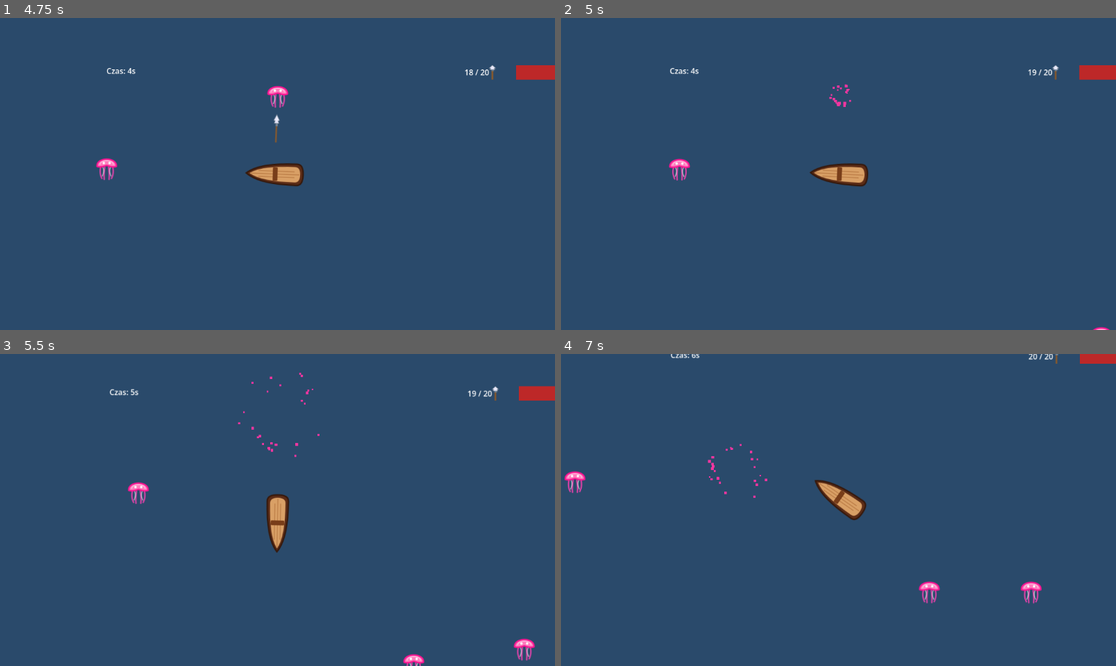
Above: before the commit, frames 1-4 (two rows, left to right).
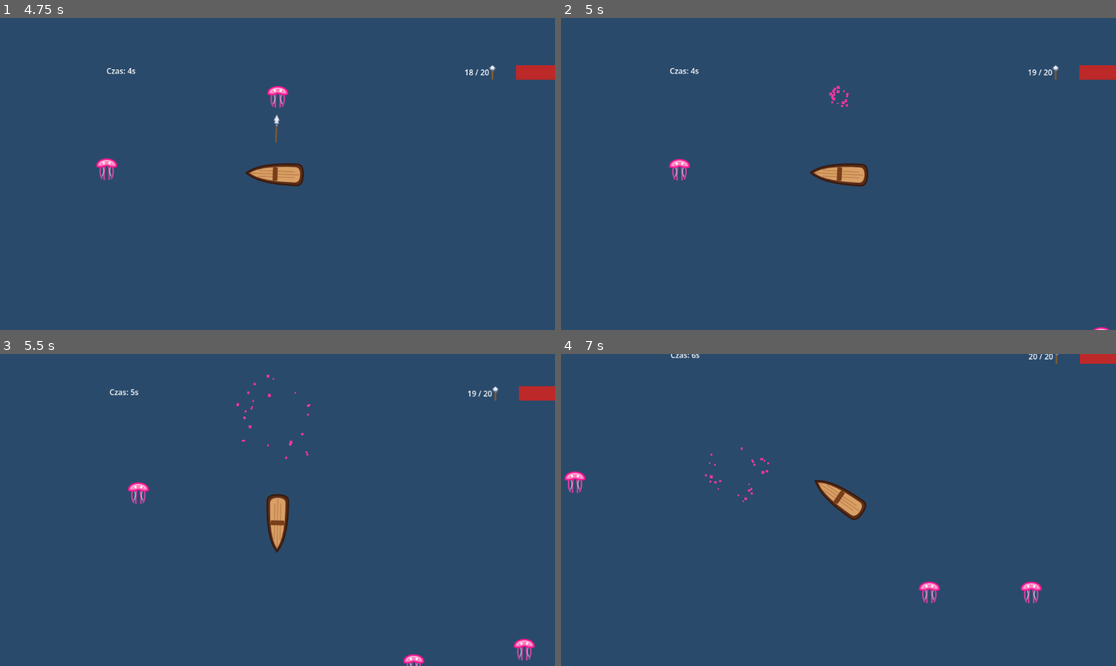
Above: after the commit, the same moments.

Repository: stap1/SCIM
Game: Godot game, scene res://scenes/Main.tscn
The game is run twice, just before and just after one commit, with the same random seed, the same clock (stepped at 60 frames per second) and the same inputs.
Inputs (mouse positions are in pixels of both pictures, inside the frame that each line leads up to):
- Up to frame 1 (4.75 s): tap Enter at 0.5 s; move the mouse to (399, 158) at 0.52 s; hold Right 0.53-1.25 s; hold Shift 0.53-1.25 s; click (399, 158) at 0.67 s; drag from (166, 189) to (249, 236) at 1.27 s; move the mouse to (333, 105) at 2.02 s; hold Right 2.03-2.75 s; tap Ctrl at 2.1 s; drag from (249, 236) to (222, 21) at 2.77 s; move the mouse to (444, 220) at 3.52 s; hold Left 3.53-4.25 s; tap Alt at 3.6 s; drag from (111, 127) to (249, 74) at 4.27 s
- Up to frame 2 (5 s): no input
- Up to frame 3 (5.5 s): move the mouse to (305, 510) at 5.02 s; hold Down from 5.03 s (still down); hold Shift from 5.03 s (still down); click (305, 510) at 5.17 s
- Up to frame 4 (7 s): release Down at 5.75 s; release Shift at 5.75 s; drag from (755, 432) to (727, 525) at 5.77 s; move the mouse to (960, 494) at 6.52 s; hold Up from 6.53 s (still down); tap Ctrl at 6.6 s

Frame 1 is identical in both runs. In frame 2, 0.1% of the frame differs, in the area x 48-53%, y 21-29%; in frame 3, 0.2%, in the area x 42-58%, y 6-34%; in frame 4, 0.2%.

Commit message:
Krok 6: kontakt gracz-wrog + obrazenia przez GameState
- boat.tscn: Hurtbox (Area2D, kolo r=18, mask=2) wykrywajacy wrogow
- boat.gd: damage_per_hit=10, hit_cooldown=0.5, time_since_last_hit,
  czysta can_take_hit(); obrazenia WYLACZNIE przez GameState.take_damage()
  z cooldownem (i-frames). Sygnal body_entered (pierwszy cios) + polling
  get_overlapping_bodies (obrazenia ciagle trwalego wroga)
- HP gracza przepiete na GameState.health (jedyne zrodlo prawdy):
  reset na starcie sceny, HealthBar przez health_changed, die() przy <=0.
  Usuniete lokalne current_hp/max_hp i stare take_damage
- enemy: trwaly (nie kamikaze) - usuniety DamageArea (kontakt obsluguje
  Hurtbox lodzi). die() wylacza warstwe kolizji martwego wroga, by przez
  1s animacji czastek nie ranil lodzi ani nie byl ponownie trafiany
- harpoon.tscn: collision_mask=2 (trafia cialo wroga CharacterBody2D layer 2)
- test/test_boat_damage.gd: can_take_hit, 100->90 przez GameState,
  cooldown blokuje drugi cios, Hurtbox wykrywa warstwe wroga
- test_enemy.gd: straznik warstw harpun<->wrog

31/31 testow GUT zielonych. Smoke-run gry headless bez bledow skryptow.

Co-Authored-By: Claude Opus 4.8 <noreply@anthropic.com>

Diff:
--- a/scenes/enemies/enemy.tscn
+++ b/scenes/enemies/enemy.tscn
@@ -6,9 +6,6 @@
 [ext_resource type="AudioStream" uid="uid://cjyi7y5clel00" path="res://audio/sfx/enemy_death.wav" id="4_ft8do"]
 
 [sub_resource type="CircleShape2D" id="CircleShape2D_body"]
-radius = 14.0
-
-[sub_resource type="CircleShape2D" id="CircleShape2D_dmg"]
 radius = 14.0
 
 [node name="Jellyfish" type="CharacterBody2D" groups=["enemies"]]
@@ -21,13 +18,6 @@
 
 [node name="CollisionShape2D" type="CollisionShape2D" parent="."]
 shape = SubResource("CircleShape2D_body")
-
-[node name="DamageArea" type="Area2D" parent="."]
-collision_layer = 1
-collision_mask = 1
-
-[node name="DamageShape" type="CollisionShape2D" parent="DamageArea"]
-shape = SubResource("CircleShape2D_dmg")
 
 [node name="DeathSound" type="AudioStreamPlayer2D" parent="."]
 stream = ExtResource("4_ft8do")
--- a/scenes/player/boat.tscn
+++ b/scenes/player/boat.tscn
@@ -6,6 +6,9 @@
 
 [sub_resource type="CircleShape2D" id="CircleShape2D_webh6"]
 radius = 16.0
+
+[sub_resource type="CircleShape2D" id="CircleShape2D_hurtbox"]
+radius = 18.0
 
 [node name="Boat" type="CharacterBody2D" unique_id=1889304063]
 script = ExtResource("1_webh6")
@@ -29,4 +32,11 @@
 [node name="ShootSound" type="AudioStreamPlayer2D" parent="." unique_id=1704533202]
 stream = ExtResource("3_km2v0")
 
+[node name="Hurtbox" type="Area2D" parent="."]
+collision_layer = 0
+collision_mask = 2
+
+[node name="HurtboxShape" type="CollisionShape2D" parent="Hurtbox"]
+shape = SubResource("CircleShape2D_hurtbox")
+
 [connection signal="timeout" from="WeaponTimer" to="." method="_on_weapon_timer_timeout"]
--- a/scenes/weapons/harpoon.tscn
+++ b/scenes/weapons/harpoon.tscn
@@ -7,6 +7,7 @@
 [sub_resource type="CapsuleShape2D" id="CapsuleShape2D_gqujv"]
 
 [node name="Harpoon" type="Area2D" unique_id=1296864370]
+collision_mask = 2
 script = ExtResource("1_uumnc")
 
 [node name="Sprite2D" type="Sprite2D" parent="." unique_id=302299529]
--- a/scripts/player/boat.gd
+++ b/scripts/player/boat.gd
@@ -5,9 +5,11 @@
 @export var friction: float = 700.0
 @export var rotation_speed: float = 5.0
 
-# --- NOWE ZMIENNE DLA ZDROWIA ---
-@export var max_hp: float = 100.0
-var current_hp: float
+# --- Obrazenia od kontaktu z wrogiem ---
+# Zasada: HP gracza zyje WYLACZNIE w GameState. Lodz tylko wykrywa kontakt.
+@export var damage_per_hit: float = 10.0
+@export var hit_cooldown: float = 0.5
+var time_since_last_hit: float = 999.0
 
 # --- ZMIENNA DO ANIMACJI FAL (JUICE) ---
 var wave_time: float = 0.0
@@ -20,6 +22,7 @@
 
 @onready var weapon_timer: Timer = $WeaponTimer
 @onready var shoot_sound: AudioStreamPlayer2D = $ShootSound
+@onready var hurtbox: Area2D = $Hurtbox
 
 # Szukamy paska zdrowia w scenie głównej
 @onready var health_bar: ProgressBar = get_parent().get_node_or_null("HealthBar")
@@ -27,10 +30,17 @@
 func _ready() -> void:
 	add_to_group("player")
 
-	current_hp = max_hp
+	# HP gracza zyje w GameState (jedyne zrodlo prawdy). Reset na starcie sceny (takze po restarcie).
+	GameState.health = GameState.max_health
+	GameState.health_changed.connect(_on_health_changed)
 	if health_bar:
-		health_bar.max_value = max_hp
-		health_bar.value = current_hp
+		health_bar.max_value = GameState.max_health
+		health_bar.value = GameState.health
+
+	# Hurtbox wykrywa wrogow: sygnal daje natychmiastowy pierwszy cios,
+	# a polling w _physics_process zapewnia obrazenia ciagle (oba bramkowane cooldownem).
+	if hurtbox:
+		hurtbox.body_entered.connect(_on_hurtbox_body_entered)
 
 	if weapon_timer:
 		if weapon_timer.timeout.is_connected(_on_weapon_timer_timeout):
@@ -50,6 +60,11 @@
 	if velocity.length() > 10:
 		var target_angle = velocity.angle() + PI/2
 		rotation = rotate_toward(rotation, target_angle, rotation_speed * delta)
+
+	# Kontakt z wrogiem: Hurtbox wykrywa, obrazenia ida WYLACZNIE przez GameState, z cooldownem (i-frames).
+	time_since_last_hit += delta
+	if not GameState.is_game_over and _enemy_in_hurtbox():
+		try_take_enemy_hit()
 
 # Znormalizowany kierunek wejscia (WSAD + strzalki). Wydzielone dla testowalnosci.
 func get_input_direction() -> Vector2:
@@ -76,17 +91,40 @@
 	else:
 		velocity = velocity.move_toward(Vector2.ZERO, friction * delta)
 
-func take_damage(amount: float) -> void:
-	current_hp -= amount
+# Czysta funkcja: czy minelo dosc czasu od ostatniego trafienia (i-frames).
+static func can_take_hit(time_since_last: float, cooldown: float) -> bool:
+	return time_since_last >= cooldown
 
+func _on_hurtbox_body_entered(body: Node2D) -> void:
+	if not GameState.is_game_over and body.is_in_group("enemies"):
+		try_take_enemy_hit()
+
+func _enemy_in_hurtbox() -> bool:
+	if hurtbox == null:
+		return false
+	for body in hurtbox.get_overlapping_bodies():
+		if body.is_in_group("enemies"):
+			return true
+	return false
+
+# Logika trafienia gracza przez wroga - obrazenia tylko przez GameState, z cooldownem.
+func try_take_enemy_hit() -> void:
+	if not can_take_hit(time_since_last_hit, hit_cooldown):
+		return
+	GameState.take_damage(damage_per_hit)
+	time_since_last_hit = 0.0
+	if is_inside_tree():
+		_flash_hit()
+
+func _flash_hit() -> void:
+	modulate = Color(1, 0.3, 0.3)
+	var tw := create_tween()
+	tw.tween_property(self, "modulate", Color(1, 1, 1), 0.15)
+
+func _on_health_changed(new_health: float) -> void:
 	if health_bar:
-		health_bar.value = current_hp
-
-	modulate = Color(1, 0, 0)
-	await get_tree().create_timer(0.15).timeout
-	modulate = Color(1, 1, 1)
-
-	if current_hp <= 0:
+		health_bar.value = new_health
+	if new_health <= 0.0:
 		die()
 
 func die() -> void:
--- a/scripts/systems/enemy.gd
+++ b/scripts/systems/enemy.gd
@@ -13,11 +13,6 @@
 
 	if has_node("SpawnSound"):
 		$SpawnSound.play()
-
-	# Kontakt-damage do gracza: CharacterBody2D nie emituje body_entered,
-	# wiec wykrywamy kontakt dzieckiem Area2D "DamageArea".
-	if has_node("DamageArea"):
-		$DamageArea.body_entered.connect(_on_damage_area_body_entered)
 
 func set_target(t: Node2D) -> void:
 	target = t
@@ -47,14 +42,15 @@
 
 	set_physics_process(false)
 
+	# Martwy wrog znika z kolizji: nie jest juz trafiany przez harpun ani wykrywany przez Hurtbox lodzi
+	# (warstwa 0 = poza maskami), wiec przez 1s animacji czasteczek nie zadaje obrazen.
+	set_deferred("collision_layer", 0)
+	if has_node("CollisionShape2D"):
+		$CollisionShape2D.set_deferred("disabled", true)
+
 	# Chowamy tylko grafike, by czasteczki dokonczyly animacje.
 	if has_node("Sprite2D"):
 		$Sprite2D.hide()
-
-	# Wylaczamy wykrywanie kontaktu, by martwa meduza nie zadawala obrazen ani nie byla ponownie trafiana.
-	if has_node("DamageArea"):
-		$DamageArea.set_deferred("monitoring", false)
-		$DamageArea.set_deferred("monitorable", false)
 
 	if has_node("DeathParticles"):
 		$DeathParticles.emitting = true
@@ -65,9 +61,3 @@
 	# Czekamy az czasteczki opadna, dopiero potem niszczymy obiekt.
 	await get_tree().create_timer(1.0).timeout
 	queue_free()
-
-# --- Kontakt z lodzia (kamikaze) ---
-func _on_damage_area_body_entered(body: Node2D) -> void:
-	if body.is_in_group("player") and body.has_method("take_damage"):
-		body.take_damage(20.0)
-		die()
--- /dev/null
+++ b/test/test_boat_damage.gd
@@ -0,0 +1,42 @@
+extends GutTest
+
+# KROK 6 (Prompt 6): kontakt gracz-wrog. Obrazenia WYLACZNIE przez GameState, z cooldownem (i-frames).
+
+const BoatScene := preload("res://scenes/player/boat.tscn")
+const BoatScript := preload("res://scripts/player/boat.gd")
+const EnemyScene := preload("res://scenes/enemies/enemy.tscn")
+
+func before_each() -> void:
+	GameState.health = GameState.max_health
+	GameState.is_game_over = false
+
+func test_can_take_hit_pure() -> void:
+	assert_true(BoatScript.can_take_hit(0.6, 0.5), "can_take_hit(0.6, 0.5) == true")
+	assert_false(BoatScript.can_take_hit(0.2, 0.5), "can_take_hit(0.2, 0.5) == false")
+
+func test_single_hit_reduces_health_through_gamestate() -> void:
+	var boat = BoatScene.instantiate()
+	GameState.health = 100.0
+	boat.time_since_last_hit = 1.0 # poza cooldownem
+	boat.try_take_enemy_hit()
+	assert_almost_eq(GameState.health, 90.0, 0.001, "jedno trafienie: GameState.health 100 -> 90")
+	boat.free()
+
+func test_cooldown_blocks_second_hit() -> void:
+	var boat = BoatScene.instantiate()
+	GameState.health = 100.0
+	boat.time_since_last_hit = 1.0
+	boat.try_take_enemy_hit() # 100 -> 90, reset cooldownu
+	boat.try_take_enemy_hit() # zablokowane (0 < 0.5)
+	assert_almost_eq(GameState.health, 90.0, 0.001, "drugie trafienie w cooldownie nie zmniejsza HP")
+	boat.free()
+
+func test_hurtbox_exists_and_detects_enemy_layer() -> void:
+	var boat = BoatScene.instantiate()
+	var hb = boat.get_node_or_null("Hurtbox")
+	assert_not_null(hb, "Lodz musi miec Hurtbox (Area2D)")
+	var enemy = EnemyScene.instantiate()
+	assert_ne(hb.collision_mask & enemy.collision_layer, 0,
+		"maska Hurtboxa musi obejmowac warstwe wroga (inaczej kontakt nie zostanie wykryty)")
+	boat.free()
+	enemy.free()
--- a/test/test_enemy.gd
+++ b/test/test_enemy.gd
@@ -4,6 +4,7 @@
 
 const EnemyScene := preload("res://scenes/enemies/enemy.tscn")
 const SpawnerScript := preload("res://scripts/systems/enemy_spawner.gd")
+const HarpoonScene := preload("res://scenes/weapons/harpoon.tscn")
 
 func test_enemy_starts_with_full_health() -> void:
 	var enemy = EnemyScene.instantiate()
@@ -42,3 +43,12 @@
 	assert_gt(bottom.y, vp.y, "dol: y > wysokosc")
 	var left: Vector2 = SpawnerScript.spawn_position_for_edge(3, vp)
 	assert_lt(left.x, 0.0, "lewo: x < 0")
+
+func test_harpoon_mask_covers_enemy_layer() -> void:
+	# Straznik warstw: po przejsciu wroga na CharacterBody2D (layer 2) harpun musi go widziec.
+	var harpoon = HarpoonScene.instantiate()
+	var enemy = EnemyScene.instantiate()
+	assert_ne(harpoon.collision_mask & enemy.collision_layer, 0,
+		"maska harpuna musi obejmowac warstwe ciala wroga (inaczej harpun przeleci przez wroga)")
+	harpoon.free()
+	enemy.free()
Not shown: 1 places in scenes/enemies/enemy.tscn that only renumber resources
Not shown, added: test/test_boat_damage.gd.uid
